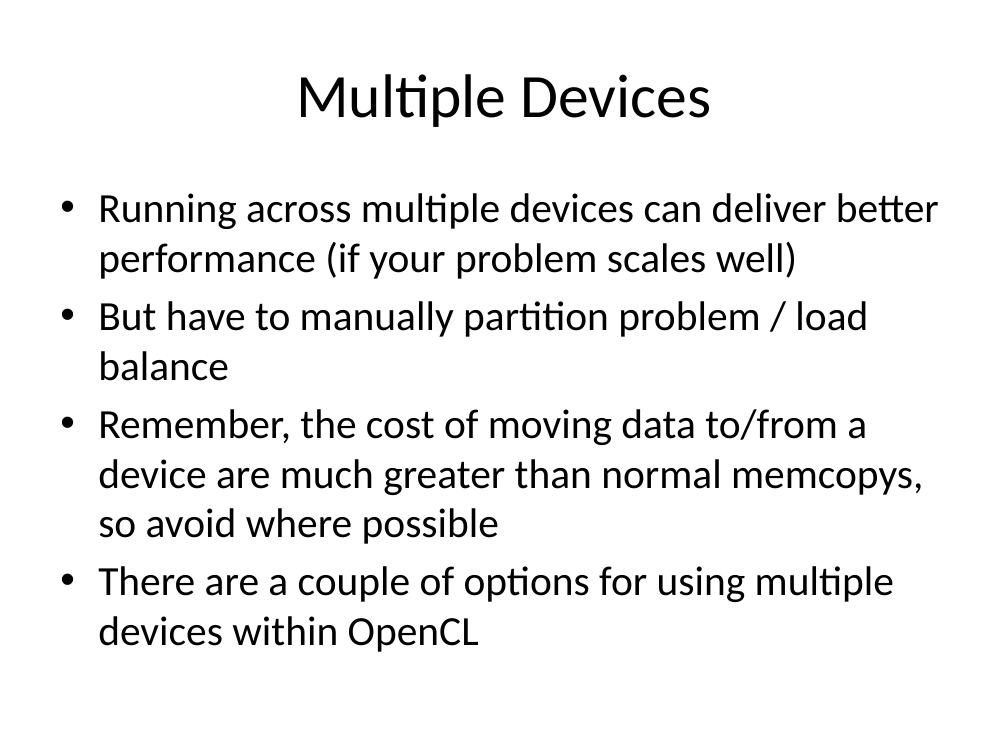
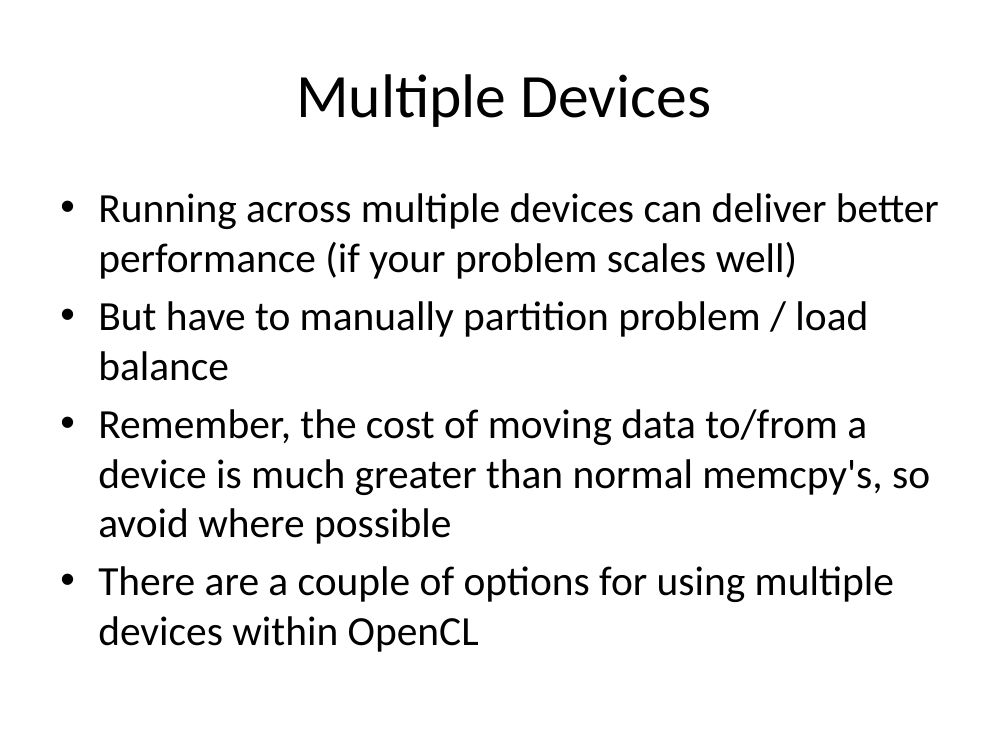
Before and after one commit to UoB-HPC/opencl-training-code, a slide deck: slide 19 of slides/advanced_part1.pptx. Drawn at 1008x756 pixels with LibreOffice and Linux fonts; fonts in the diff are those of the drawing. Boxes give left, top, right and bottom in pixels: in the first picture for what was removed or moved away, otherwise in the second. Text is boxed around its words. In the diff, an @@ line names an element or a change of style, - is before the commit and + after.

Commit message:
Fixed typos
Fixed a couple of minor typos.

```diff
--- a/slides/advanced_part1.pptx
+++ b/slides/advanced_part1.pptx
@@ text at (x1=98, y1=409, x2=930, y2=544): text changed @@
-• Remember, the cost of moving data to/from a device are much greater than normal memcopys, so avoid where possible
+• Remember, the cost of moving data to/from a device is much greater than normal memcpy's, so avoid where possible
```
Also in this commit, not shown: 1 other slide changed.
